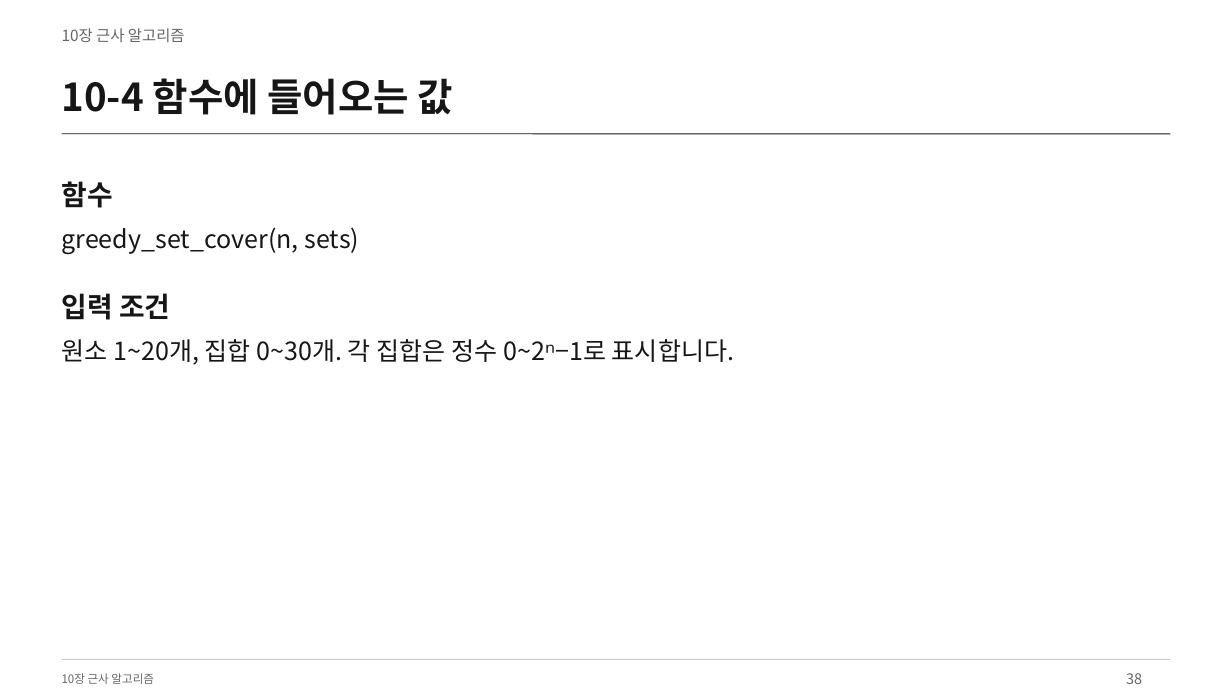
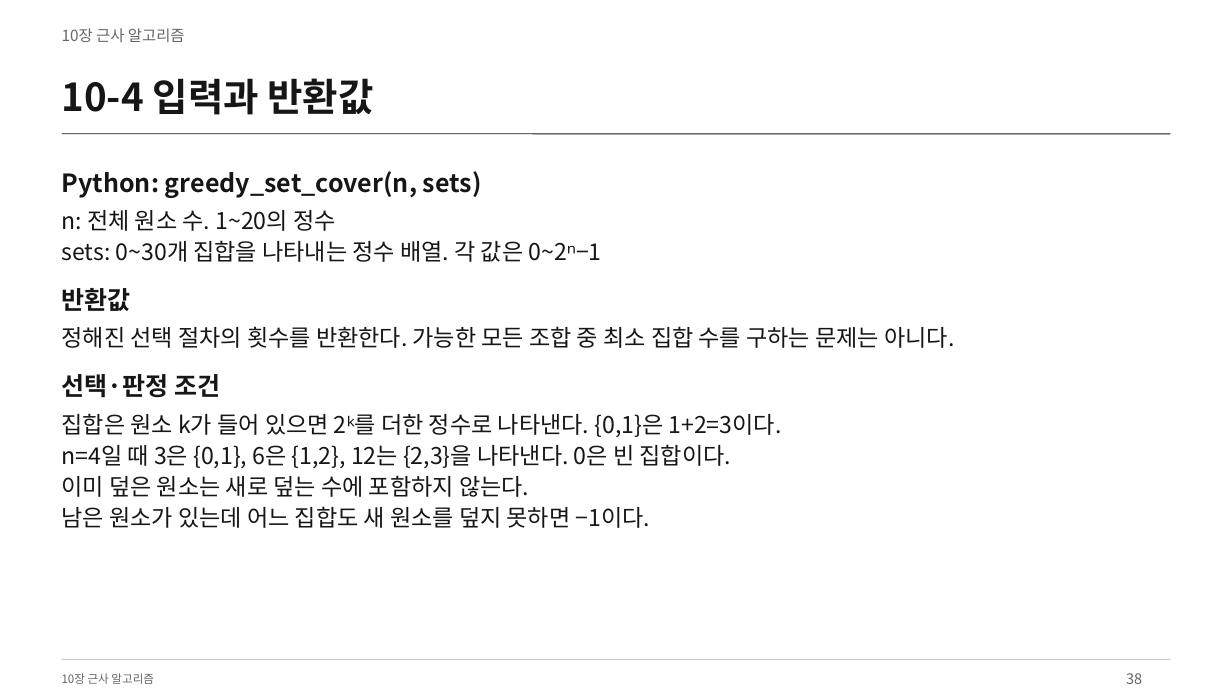
Before and after one commit to Sangdon-Park/Sangdon-Park.github.io, a slide deck: slide 38 of data/알고리즘/10장_근사_알고리즘.pptx. Drawn at 1232x693 pixels with LibreOffice and Linux fonts; fonts in the diff are those of the drawing. Boxes give left, top, right and bottom in pixels: in the first picture for what was removed or moved away, otherwise in the second. Text is boxed around its words. In the diff, an @@ line names an element or a change of style, - is before the commit and + after.

```diff
--- a/data/알고리즘/10장_근사_알고리즘.pptx
+++ b/data/알고리즘/10장_근사_알고리즘.pptx
@@ text at (x1=62, y1=78, x2=374, y2=115): text changed @@
-10-4 함수에 들어오는 값
+10-4 입력과 반환값
@@ text at (x1=62, y1=171, x2=482, y2=198): text changed; bold on @@
-greedy_set_cover(n, sets)
+Python: greedy_set_cover(n, sets)
@@ text removed at (x1=62, y1=181, x2=113, y2=208) @@
-함수
@@ text added at (x1=62, y1=210, x2=602, y2=262), 18 pt, text #161616 @@
+n: 전체 원소 수. 1~20의 정수
+sets: 0~30개 집합을 나타내는 정수 배열. 각 값은 0~2ⁿ−1
@@ text added at (x1=62, y1=288, x2=131, y2=311), 19.5 pt, text #161616, bold @@
+반환값
@@ text added at (x1=62, y1=326, x2=954, y2=348), 18 pt, text #161616 @@
+정해진 선택 절차의 횟수를 반환한다. 가능한 모든 조합 중 최소 집합 수를 구하는 문제는 아니다.
@@ text removed at (x1=62, y1=339, x2=735, y2=365) @@
-원소 1~20개, 집합 0~30개. 각 집합은 정수 0~2ⁿ−1로 표시합니다.
@@ text at (x1=62, y1=374, x2=220, y2=398): text changed; size 21.8 to 19.5 pt @@
-입력 조건
+선택·판정 조건
@@ text added at (x1=62, y1=413, x2=782, y2=528), 18 pt, text #161616 @@
+집합은 원소 k가 들어 있으면 2ᵏ를 더한 정수로 나타낸다. {0,1}은 1+2=3이다.
+n=4일 때 3은 {0,1}, 6은 {1,2}, 12는 {2,3}을 나타낸다. 0은 빈 집합이다.
+이미 덮은 원소는 새로 덮는 수에 포함하지 않는다.
+남은 원소가 있는데 어느 집합도 새 원소를 덮지 못하면 −1이다.
```
Also in this commit, not shown: 37 other slides changed, 12 slides added, 4 slides removed, 18 other files.
